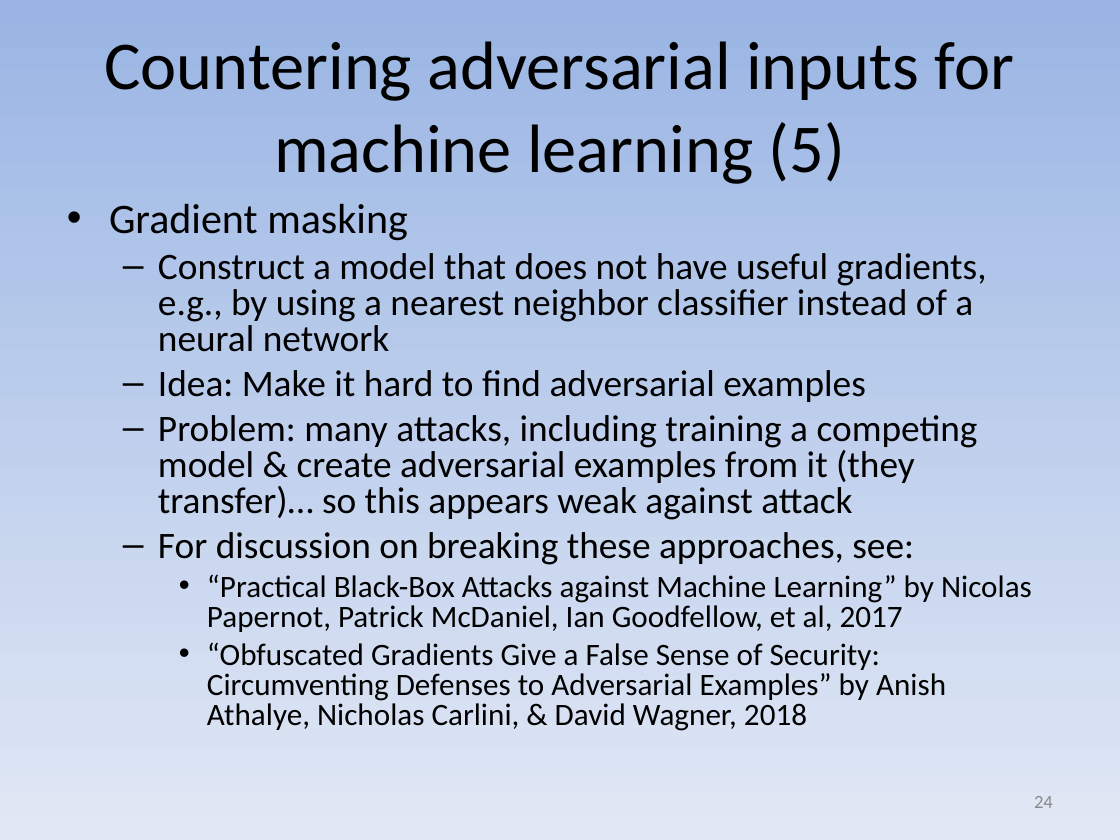
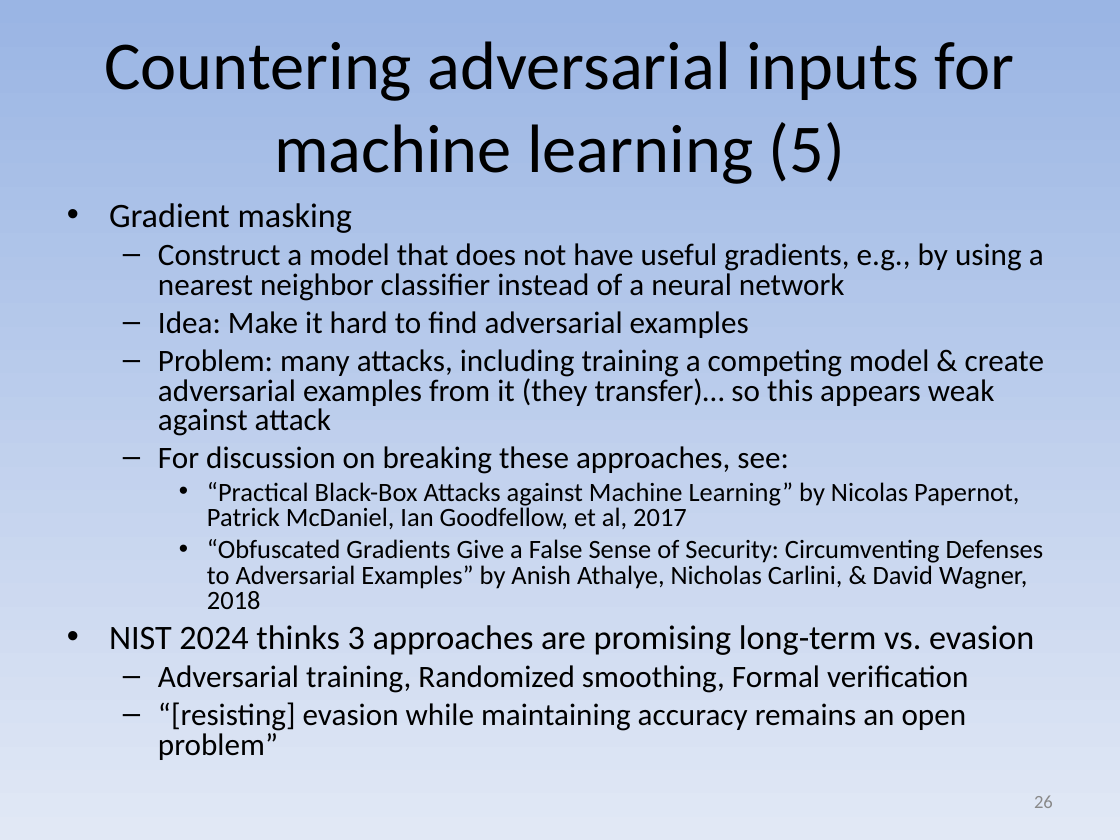
Before and after one commit to david-a-wheeler/david-a-wheeler.github.io, a slide deck: slide 26 of secure-class/presentations/AI-ML-Security.ppt (slide 24 before the commit). Drawn at 1120x840 pixels with LibreOffice and Linux fonts; fonts in the diff are those of the drawing. Boxes give left, top, right and bottom in pixels: in the first picture for what was removed or moved away, otherwise in the second. Text is boxed around its words. In the diff, an @@ line names an element or a change of style, - is before the commit and + after.

Commit message:
Update AI/ML presentation
In particular, add citations for NIST 2024 taxonomy

```diff
--- a/secure-class/presentations/AI-ML-Security.ppt
+++ b/secure-class/presentations/AI-ML-Security.ppt
@@ text at [109, 203, 1044, 609]: size 27 to 22 pt in "Gradient masking"; size 24 to 20 pt in "Construct a model that does not have ...", "Idea: Make it hard to find adversarial ...", "Problem: many attacks, including training a competing ...", "For discussion on breaking these approaches, see:"; size 20 to 17 pt in "“Practical Black-Box Attacks against Machine Learning” by ...", "“Obfuscated Gradients Give a False Sense of ..."; less space between paragraphs @@
@@ text at [109, 625, 1034, 760]: paragraphs added @@
+• NIST 2024 thinks 3 approaches are promising long-term vs. evasion
+  – Adversarial training, Randomized smoothing, Formal verification
+  – “[resisting] evasion while maintaining accuracy remains an open problem”
@@ page number at [1034, 795, 1053, 808]: text changed @@
-24
+26
```
Also in this commit, not shown: 11 other slides changed, 3 slides added.
